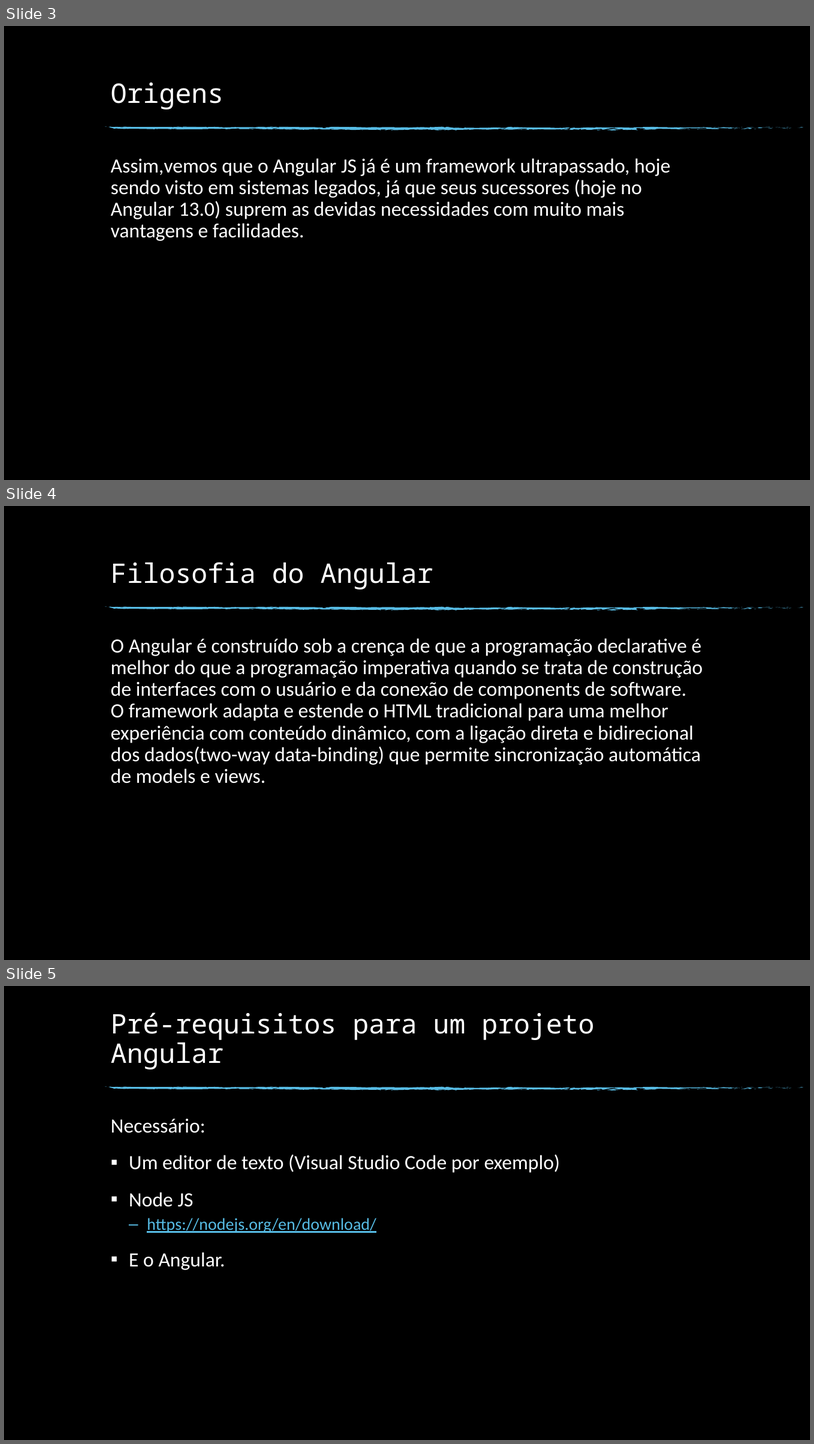
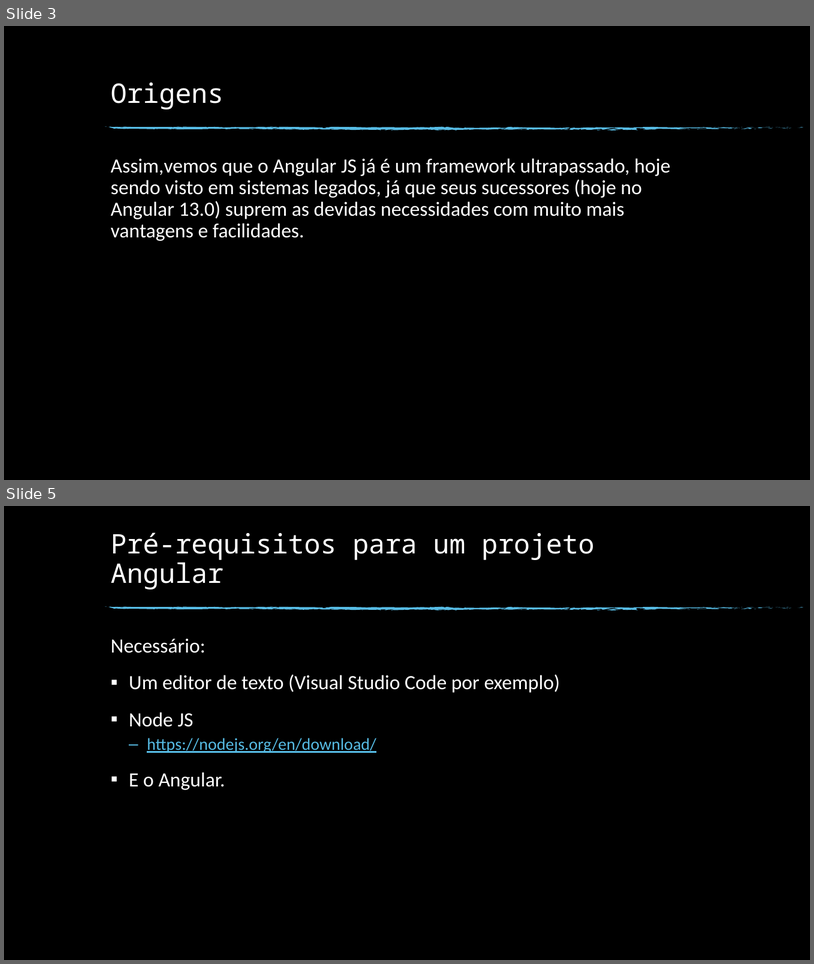
Before and after one commit to vinihgomes/vinihgomes.github.io, a slide deck: tecnologia-javascript/FrameWorks.pptx. Shown one above the other, each under a label of ours: slides 3, 4 and 5 before the commit, slides 3 and 5 after it; the slides between them are not shown. The pictures are 814x1444 and 814x964 pixels, drawn with LibreOffice and Linux fonts; fonts in the diff are those of the drawing; background and template pictures are left out. Boxes give left, top, right and bottom in pixels: in the first picture for what was removed or moved away, otherwise in the second. Text is boxed around its words. In the diff, an @@ line names an element or a change of style, - is before the commit and + after.

```diff
--- a/tecnologia-javascript/FrameWorks.pptx
+++ b/tecnologia-javascript/FrameWorks.pptx
@@ slide 4 removed at [4, 506, 810, 960], background picture (left out); not listed: 74 template elements that a slide beside it also shows @@
@@ title removed at [111, 562, 434, 589] @@
-Filosofia do Angular
@@ text removed at [111, 638, 703, 783] @@
-O Angular é construído sob a crença de que a programação declarative é melhor do que a programação imperativa quando se trata de construção de interfaces com o usuário e da conexão de components de software. O framework adapta e estende o HTML tradicional para uma melhor experiência com conteúdo dinâmico, com a ligação direta e bidirecional dos dados(two-way data-binding) que permite sincronização automática de models e views.
```
Also in this commit, not shown: 1 slide changed, 1 slide added.
